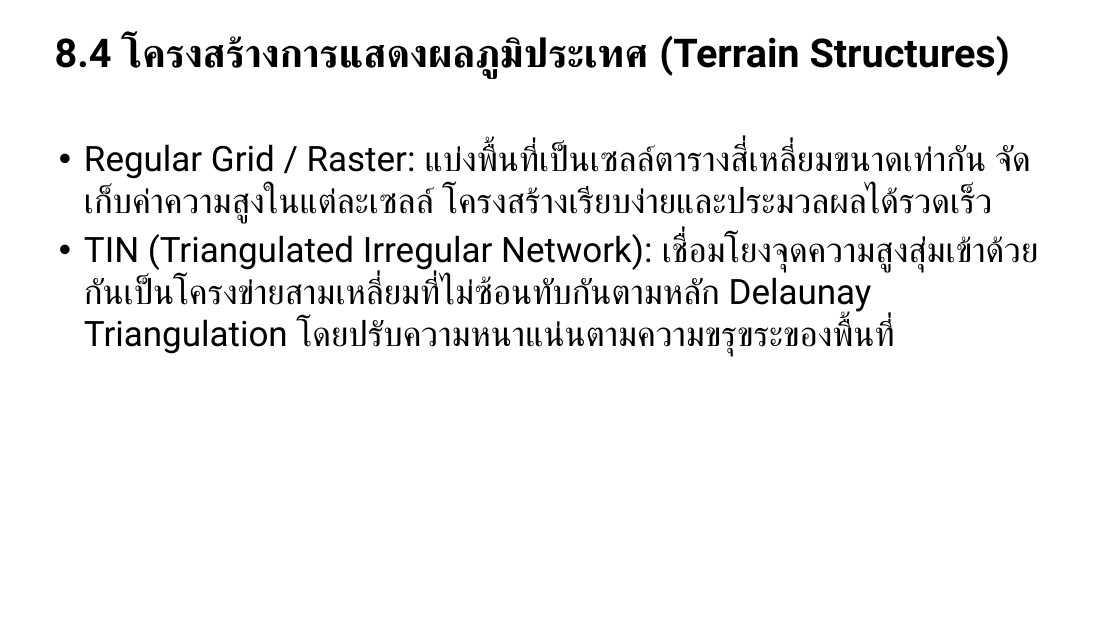
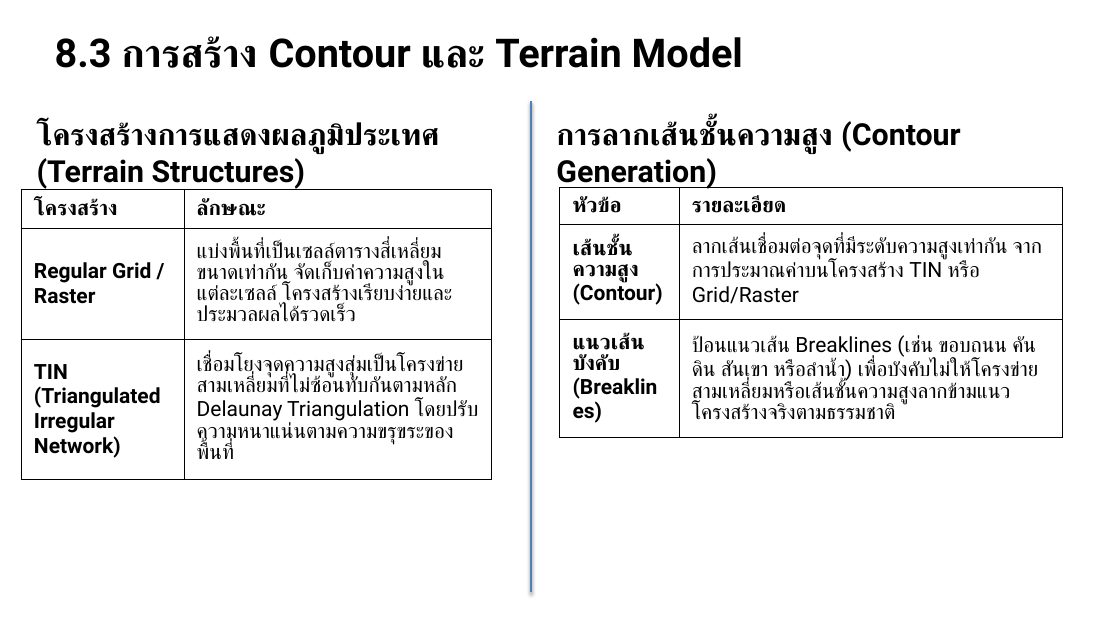
Before and after one commit to soravisAmn/Presentation, a slide deck: slide 58 of Surveying Technologies/draft#3/draft3.pptx (slide 51 before the commit). Drawn at 1120x630 pixels with LibreOffice and Linux fonts; fonts in the diff are those of the drawing. Boxes give left, top, right and bottom in pixels: in the first picture for what was removed or moved away, otherwise in the second. Text is boxed around its words. In the diff, an @@ line names an element or a change of style, - is before the commit and + after.

```diff
--- a/Surveying Technologies/draft#3/draft3.pptx
+++ b/Surveying Technologies/draft#3/draft3.pptx
@@ text at [55, 36, 743, 68]: text changed @@
-8.4 โครงสร้างการแสดงผลภูมิประเทศ (Terrain Structures)
+8.3 การสร้าง Contour และ Terrain Model
@@ line added from (531, 101) to (531, 592), #4F81BD 2 pt @@
@@ text added at [37, 122, 440, 190], 26 pt, text #000000, bold @@
+โครงสร้างการแสดงผลภูมิประเทศ (Terrain Structures)
@@ text removed at [84, 144, 1038, 356] @@
-• Regular Grid / Raster: แบ่งพื้นที่เป็นเซลล์ตารางสี่เหลี่ยมขนาดเท่ากัน จัดเก็บค่าความสูงในแต่ละเซลล์ โครงสร้างเรียบง่ายและประมวลผลได้รวดเร็ว
-• TIN (Triangulated Irregular Network): เชื่อมโยงจุดความสูงสุ่มเข้าด้วยกันเป็นโครงข่ายสามเหลี่ยมที่ไม่ซ้อนทับกันตามหลัก Delaunay Triangulation โดยปรับความหนาแน่นตามความขรุขระของพื้นที่
@@ text added at [556, 121, 961, 190], 26 pt, text #000000, bold @@
+การลากเส้นชั้นความสูง (Contour Generation)
@@ table added at [21, 189, 492, 475], 3 rows, 2 columns @@
+โครงสร้าง | ลักษณะ
+Regular Grid / Raster | แบ่งพื้นที่เป็นเซลล์ตารางสี่เหลี่ยมขนาดเท่ากัน จัดเก็บค่าความสูงในแต่ละเซลล์ โครงสร้างเรียบง่ายและประมวลผลได้รวดเร็ว
+TIN (Triangulated Irregular Network) | เชื่อมโยงจุดความสูงสุ่มเป็นโครงข่ายสามเหลี่ยมที่ไม่ซ้อนทับกันตามหลัก Delaunay Triangulation โดยปรับความหนาแน่นตามความขรุขระของพื้นที่
@@ table added at [560, 188, 1063, 438], 3 rows, 2 columns @@
+หัวข้อ | รายละเอียด
+เส้นชั้นความสูง (Contour) | ลากเส้นเชื่อมต่อจุดที่มีระดับความสูงเท่ากัน จากการประมาณค่าบนโครงสร้าง TIN หรือ Grid/Raster
+แนวเส้นบังคับ (Breaklines) | ป้อนแนวเส้น Breaklines (เช่น ขอบถนน คันดิน สันเขา หรือลำน้ำ) เพื่อบังคับไม่ให้โครงข่ายสามเหลี่ยมหรือเส้นชั้นความสูงลากข้ามแนวโครงสร้างจริงตามธรรมชาติ
```
Also in this commit, not shown: 49 other slides changed, 14 slides added, 23 slides removed, 16 other files.
